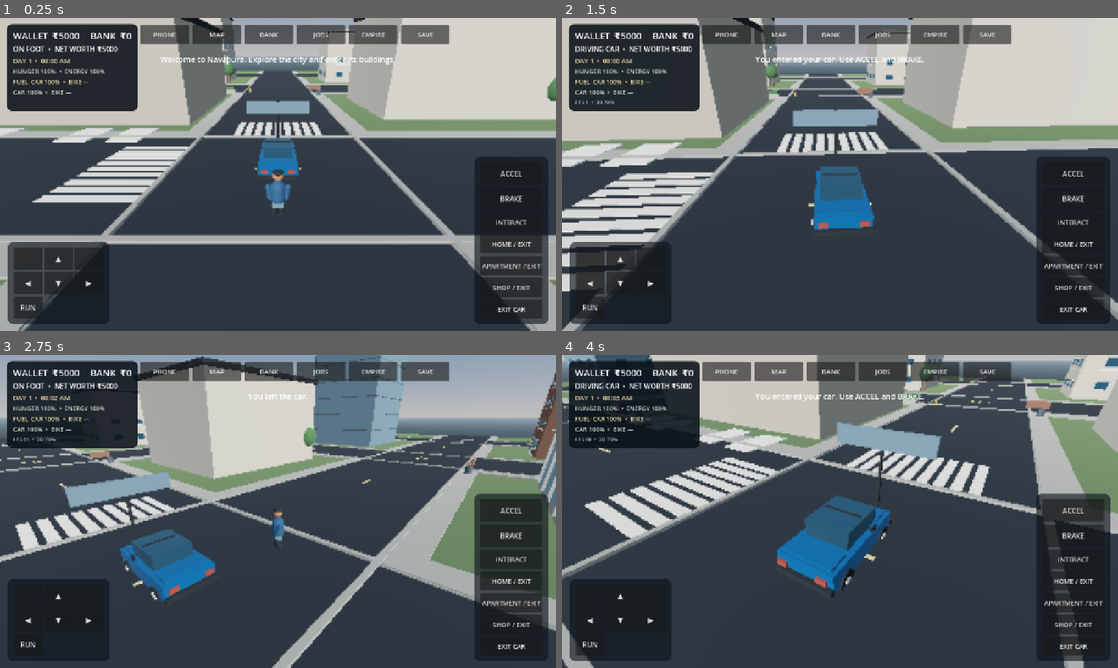
Above: before the commit, frames 1-4 (two rows, left to right).
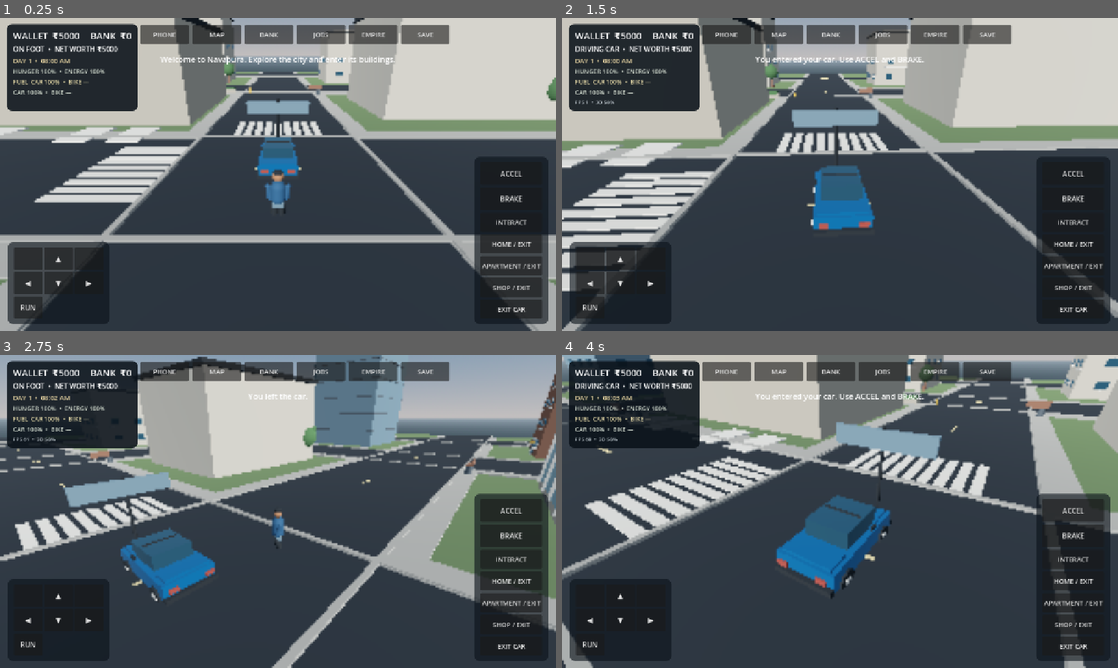
Above: after the commit, the same moments.

Repository: g82202773-coder/-blue-orbit-731
Game: Godot game, scene res://scenes/main.tscn
Same seed, same stepped clock (60 frames per second), same inputs: the game is played once before the commit and once after it.
Inputs (mouse positions are in pixels of both pictures, inside the frame that each line leads up to):
- Up to frame 1 (0.25 s): no input
- Up to frame 2 (1.5 s): move the mouse to (962, 158) at 0.52 s; hold D (move_right) 0.53-1.25 s; tap E (interact) at 0.6 s; click (962, 158) at 0.67 s; drag from (728, 190) to (812, 237) at 1.27 s
- Up to frame 3 (2.75 s): move the mouse to (333, 442) at 2.02 s; hold D (move_right) from 2.03 s (still down); tap E (interact) at 2.1 s
- Up to frame 4 (4 s): release D (move_right) at 2.75 s; drag from (812, 574) to (673, 464) at 2.77 s; move the mouse to (1006, 558) at 3.52 s; hold A (move_left) from 3.53 s (still down); tap E (interact) at 3.6 s

The runs differ from the first frame. In frame 1, 3.6% of the frame differs, in the area x 0-100%, y 0-100%; in frame 2, 3.8%; in frame 3, 3.4%; in frame 4, 3.3%.

Commit message:
Optimize mobile rendering with adaptive resolution and distance culling

Diff:
--- a/scripts/main.gd
+++ b/scripts/main.gd
@@ -118,7 +118,8 @@
     # Playable city build: restore exploration, touch controls, persistence and
     # existing property systems while retaining the new Navapura landmarks.
     Engine.max_fps = 60
-    get_viewport().scaling_3d_scale = 0.78
+    # Mobile-first balanced profile: render fewer pixels, retain full-resolution UI.
+    get_viewport().scaling_3d_scale = 0.58
     GameState.state_changed.connect(_refresh_ui)
     GameState.toast_requested.connect(_show_toast)
     _create_materials()
@@ -209,7 +210,7 @@
     showcase_camera.position = Vector3(0.0, 118.0, 156.0)
     showcase_camera.fov = 58.0
     showcase_camera.near = 0.1
-    showcase_camera.far = 420.0
+    showcase_camera.far = 190.0
     add_child(showcase_camera)
     showcase_camera.look_at(Vector3(0.0, 0.0, 0.0), Vector3.UP)
 
@@ -255,6 +256,8 @@
     instance.mesh = box
     instance.position = position
     instance.material_override = material
+    instance.visibility_range_end = 145.0
+    instance.visibility_range_end_margin = 12.0
     parent.add_child(instance)
     return instance
 
@@ -612,7 +615,7 @@
         Vector3(-80.0, 0.55, -40.0)
     ])
     var colors: Array[Color] = [Color("#b94c3d"), Color("#d1a33f"), Color("#e5e2d8")]
-    for i in range(3):
+    for i in range(2):
         var traffic_car := Node3D.new()
         traffic_car.set_script(TRAFFIC_SCRIPT)
         traffic_car.set("route", route)
@@ -629,7 +632,7 @@
         PackedVector3Array([Vector3(30.0, 0.9, 32.0), Vector3(-30.0, 0.9, 32.0), Vector3(-30.0, 0.9, 48.0), Vector3(30.0, 0.9, 48.0)])
     ]
     var clothes: Array[Color] = [Color("#315e83"), Color("#9b5a43"), Color("#4f7550"), Color("#80628c")]
-    for i in range(routes.size()):
+    for i in range(2):
         var pedestrian := Node3D.new()
         pedestrian.set_script(PEDESTRIAN_SCRIPT)
         pedestrian.set("route", routes[i])
@@ -1148,6 +1151,8 @@
     instance.name = node_name
     instance.multimesh = mm
     instance.material_override = material
+    instance.visibility_range_end = 145.0
+    instance.visibility_range_end_margin = 12.0
     add_child(instance)
 
 func _build_window_batch() -> void:
@@ -1310,7 +1315,7 @@
     camera.current = true
     camera.fov = 65.0
     camera.near = 0.1
-    camera.far = 190.0
+    camera.far = 150.0
     add_child(camera)
     camera.look_at(player.global_position + Vector3(0.0, 1.0, 0.0), Vector3.UP)
 
@@ -1835,14 +1840,14 @@
     if fps < 40:
         low_fps_samples += 1
         high_fps_samples = 0
-        if low_fps_samples >= 2 and viewport.scaling_3d_scale > 0.65:
-            viewport.scaling_3d_scale = maxf(0.65, viewport.scaling_3d_scale - 0.05)
+        if low_fps_samples >= 2 and viewport.scaling_3d_scale > 0.42:
+            viewport.scaling_3d_scale = maxf(0.42, viewport.scaling_3d_scale - 0.06)
             low_fps_samples = 0
-    elif fps > 54:
+    elif fps > 48:
         high_fps_samples += 1
         low_fps_samples = 0
-        if high_fps_samples >= 6 and viewport.scaling_3d_scale < 0.82:
-            viewport.scaling_3d_scale = minf(0.82, viewport.scaling_3d_scale + 0.03)
+        if high_fps_samples >= 8 and viewport.scaling_3d_scale < 0.68:
+            viewport.scaling_3d_scale = minf(0.68, viewport.scaling_3d_scale + 0.02)
             high_fps_samples = 0
     else:
         low_fps_samples = 0
